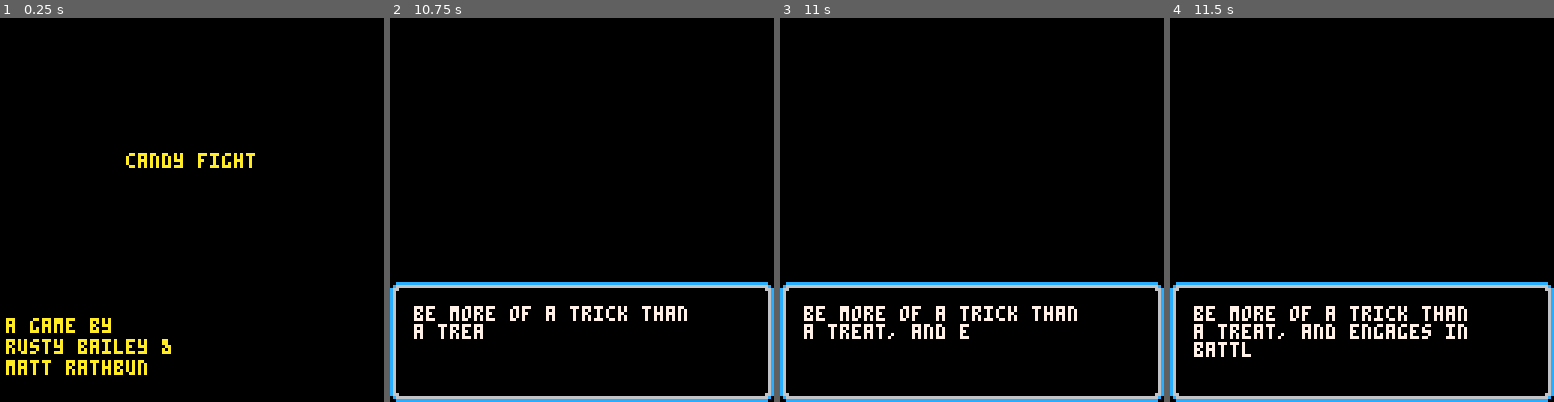
Above: before the commit, frames 1-4 (left to right).
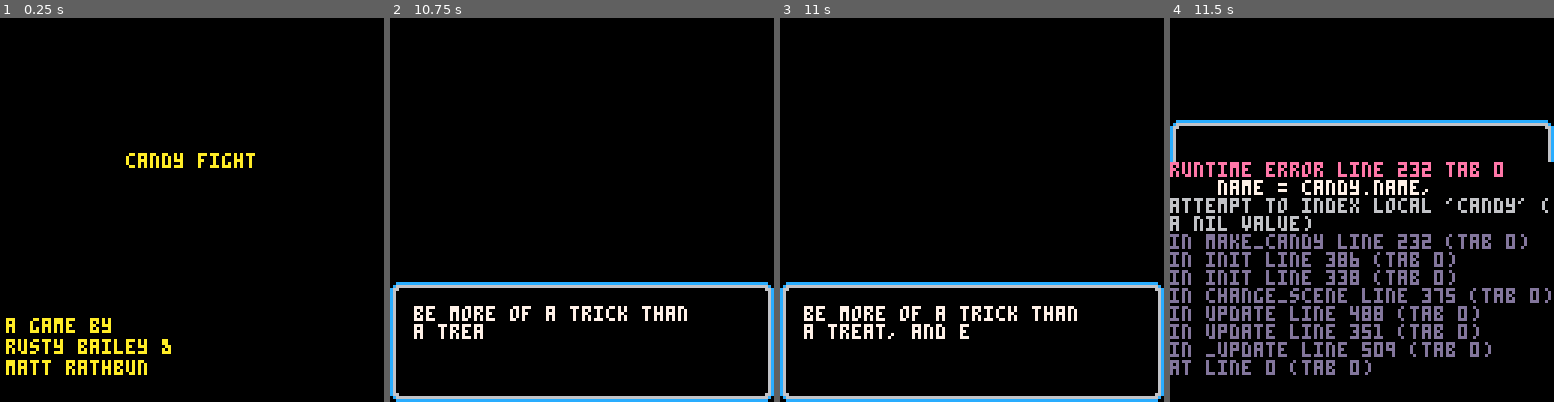
Above: after the commit, the same moments.

Repository: rustybailey/candy-fight
Game: PICO-8 cartridge game.p8
Two runs of this game, one before a commit and one after it. Both use one fixed random seed, a clock stepped at 60 frames per second and the inputs below.
Inputs:
- Up to frame 1 (0.25 s): no input
- Up to frame 2 (10.75 s): tap O (Z key) at 0.7, 1.7, 2.1, 2.5, 2.9, 3.3, 3.7, 4.1, 4.5, 4.9, 5.3, 5.7, 6.1, 6.5, 6.9, 7.3, 7.7, 8.1, 8.5, 8.9, 9.3, 9.7, 10.1, 10.5 s; hold Up 2.15-2.42 s; hold Down 3.63-3.97 s; hold Up 4.73-5.03 s; hold Down 5.73-6.03 s; hold Up 7.18-7.45 s; hold Down 8.67-9 s; hold Up 9.77-10.07 s
- Up to frame 3 (11 s): hold Down from 10.77 s (still down); tap O (Z key) at 10.9 s
- Up to frame 4 (11.5 s): release Down at 11.07 s; tap O (Z key) at 11.3 s

Frames 1-3 are identical in both runs. In frame 4, 20% of the frame differs, in the area x 0-100%, y 26-100%.
Error after the commit: runtime error line 232 tab 0; name = candy.name,; attempt to index local 'candy' (a nil value)

Commit message:
Add new candy and fix animations to run properly

Diff:
--- a/attacks.p8
+++ b/attacks.p8
@@ -3,20 +3,20 @@
   y_offset = 0
   animation_frame = 0
 
-  for i = 0, 38 do
+  for i = 0, 20 do
     if (i == 0) sfx(1)
-    if (i == 15) animation_frame = 0
+    if (i == 10) animation_frame = 0
 
     -- display sprite in the middle top of the victim for 4 frames
-    if (animation_frame <= 3) x_offset = ((victim.width - 1) / 2) - 3.5; y_offset = 0
+    if (animation_frame <= 2) x_offset = ((victim.width - 1) / 2) - 3.5; y_offset = 0
     -- display sprite in the right middle of the victim for 4 frames
-    if (animation_frame > 3 and animation_frame <= 6) x_offset = victim.width - 7; y_offset = ((victim.height - 1) / 2) - 3.5
+    if (animation_frame > 2 and animation_frame <= 4) x_offset = victim.width - 7; y_offset = ((victim.height - 1) / 2) - 3.5
     -- display sprite in the middle bottom of the victim for 4 frames
-    if (animation_frame > 6 and animation_frame <= 9) x_offset = ((victim.width - 1) / 2) - 3.5; y_offset = victim.height - 7
+    if (animation_frame > 4 and animation_frame <= 6) x_offset = ((victim.width - 1) / 2) - 3.5; y_offset = victim.height - 7
     -- display sprite in the left middle of the victim for 4 frames
-    if (animation_frame > 9 and animation_frame <= 12) x_offset = 0; y_offset = ((victim.height - 1) / 2) - 3.5
+    if (animation_frame > 6 and animation_frame <= 8) x_offset = 0; y_offset = ((victim.height - 1) / 2) - 3.5
     -- display sprite in the middle of the victim for 4 frames
-    if (animation_frame > 12) x_offset = ((victim.width - 1) / 2) - 3.5; y_offset = ((victim.height - 1) / 2) - 3.5
+    if (animation_frame > 8) x_offset = ((victim.width - 1) / 2) - 3.5; y_offset = ((victim.height - 1) / 2) - 3.5
 
     animation_frame = animation_frame + 1
 
@@ -29,10 +29,10 @@
   x = 20
   travel = 1
 
-  for i = 0, 30 do
-    -- every 5 frames, alternate direction and reduce
+  for i = 0, 15 do
+    -- every 3 frames, alternate direction and reduce
     -- shake by 20%
-    if (i % 5 == 0) x = x * -1 * travel; travel -= 0.2
+    if (i % 3 == 0) x = x * -1 * travel; travel -= 0.2
 
     camera(x, 0)
     yield()
@@ -45,7 +45,7 @@
 -- attacks
 punch = {
   name = "punch",
-  power = 80, -- @todo change back to a lower number when you're finished testing
+  power = 10, -- @todo change back to a lower number when you're finished testing
   element = elements.normal,
   status_effect = nil,
   animation = basic_attack_animation
@@ -76,25 +76,33 @@
   animation = basic_attack_animation
 }
 
-lazy_punch = {
-  name = "lazy punch",
+roll_over = {
+  name = "roll over",
   power = 1,
   element = elements.normal,
   status_effect = nil,
   animation = basic_attack_animation
 }
 
-saunter = {
-  name = "saunter",
+hot_under_the_collar = {
+  name = "hot under the collar",
   power = 5,
   element = elements.normal,
   status_effect = nil,
   animation = basic_attack_animation
 }
 
-slap = {
-  name = "slap",
-  power = 60,
+fire_puke = {
+  name = "fire puke",
+  power = 10,
+  element = elements.normal,
+  status_effect = nil,
+  animation = basic_attack_animation
+}
+
+split_atom = {
+  name = "split atom",
+  power = 20,
   element = elements.normal,
   status_effect = nil,
   animation = basic_attack_animation
@@ -110,7 +118,8 @@
     victim = nil,
     animation_loops = {},
     trigger = function(self, victim)
-      add(self.animation_loops, cocreate(self.animation))
+      -- if the attack has an animation, add it
+      if (self.animation) add(self.animation_loops, cocreate(self.animation))
       if (victim.is_player) then
         -- if the victim is the player, add the screen shake
         add(self.animation_loops, cocreate(screen_shake_animation))
--- a/candies.p8
+++ b/candies.p8
@@ -7,24 +7,24 @@
   defense = 100,
   element = elements.grass,
   attacks = {
-    make_attack(punch),
-    make_attack(kick),
-    make_attack(rot_teeth),
-    make_attack(caramelize)
+    punch,
+    kick,
+    rot_teeth,
+    caramelize
   }
 }
 
-bob = {
-  name = "bob",
+atomic_bomb_ball = {
+  name = "atomic bomb ball",
   sprite = nil,
-  hp = 100,
+  hp = 150,
   attack = 100,
   defense = 100,
   element = elements.fire,
   attacks = {
-    make_attack(lazy_punch),
-    make_attack(saunter),
-    make_attack(kick),
-    make_attack(slap)
+    roll_over,
+    hot_under_the_collar,
+    fire_puke,
+    split_atom
   }
 }
--- a/game.p8
+++ b/game.p8
@@ -203,7 +203,7 @@
 
     -- display attack names
     local attack_display_y = self.y
-    for k, attack in pairs(player.attacks) do
+    for k, attack in pairs(player.attack_objects) do
       local attack_color = k == self.current_selection and 12 or 7
       print(attack.name, self.x, attack_display_y, attack_color)
       attack_display_y += 7
@@ -241,6 +241,7 @@
     defense = candy.defense,
     element = candy.element,
     attacks = candy.attacks,
+    attack_objects = {},
     state = nil, -- maybe to be used for status effects?
     update = function(self)
       if ((player.hp == 0 or enemy.hp == 0) and #animations == 0) then
@@ -261,11 +262,11 @@
       end
     end,
     random_attack = function(self, victim)
-      local random_attack = self.attacks[flr(rnd(4)) + 1]
+      local random_attack = self.attack_objects[flr(rnd(4)) + 1]
       self:attack(victim, random_attack)
     end,
     selected_attack = function(self, victim)
-      local selected_attack = self.attacks[menu.current_selection]
+      local selected_attack = self.attack_objects[menu.current_selection]
       self:attack(victim, selected_attack)
     end,
     attack = function(self, victim, selected_attack)
@@ -315,6 +316,11 @@
 
       -- display hp numbers
       print(hp_text, hp_x, self.y + 12, 6)
+    end,
+    init = function(self)
+      foreach(self.attacks, function(attack)
+        add(self.attack_objects, make_attack(attack))
+      end)
     end
   }
 end
@@ -338,7 +344,7 @@
     end,
     add = function(self, object)
       if (object.init) then
-        object:init()
+        object:init(object)
       end
       return add(self.objects, object)
     end,
@@ -383,17 +389,18 @@
     self.listen_for_turn_switch = false
 
     player = self:add(make_candy(razor_apple, 10, 68, 8, true))
-    enemy = self:add(make_candy(razor_apple, 100, 13, 9, false))
+    -- enemy = self:add(make_candy(razor_apple, 100, 13, 9, false))
+    enemy = self:add(make_candy(atomic_bomb_ball, 100, 13, 9, false))
     self:add(menu)
     self:add(dialog)
 
-    for k, attack in pairs(player.attacks) do
+    foreach(player.attack_objects, function(attack)
       self:add(attack)
-    end
-
-    for k, attack in pairs(enemy.attacks) do
+    end)
+
+    foreach(enemy.attack_objects, function(attack)
       self:add(attack)
-    end
+    end)
   end,
   update = function(self)
     if (self.listen_for_turn_switch) then
@@ -476,8 +483,9 @@
   y = 88,
   init = function(self)
     self:add(dialog)
-    local message = "it was a dark halloween …(312 unchanged characters)…
-    -- local message = "it was a dark halloween …(277 unchanged characters)…
+    -- local message = "it was a dark halloween …(312 unchanged characters)…
+    local message = "it was a dark halloween …(277 unchanged characters)…
+    -- local message = "test"
     dialog:trigger(message, false)
   end,
   update = function(self)
